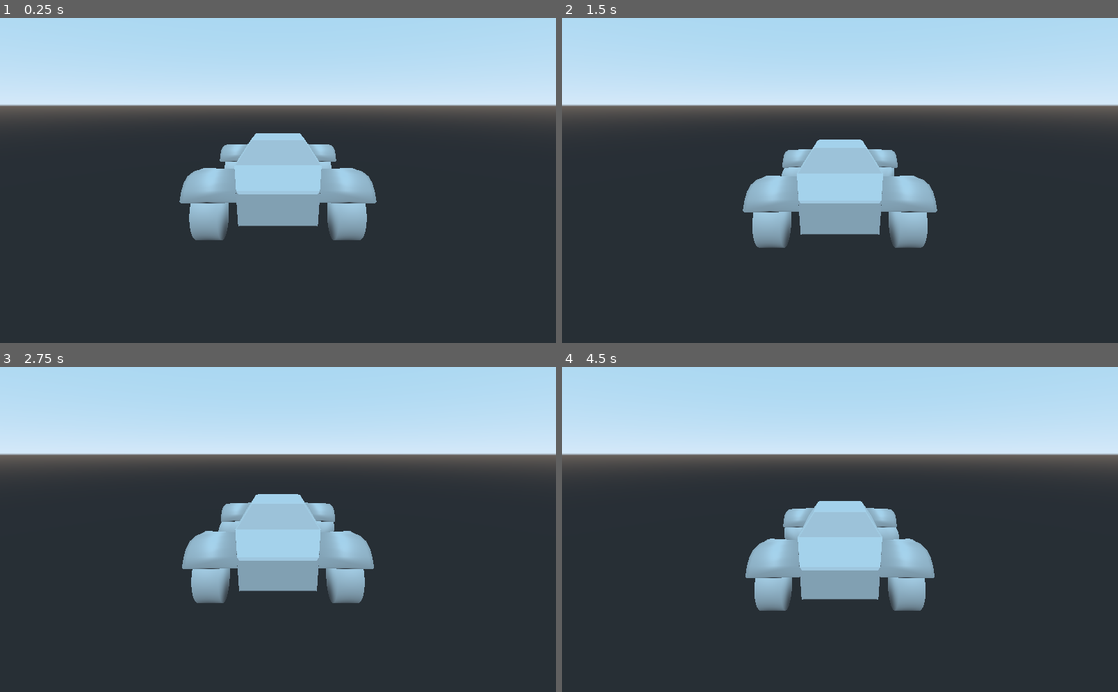
Above: before the commit, frames 1-4 (two rows, left to right).
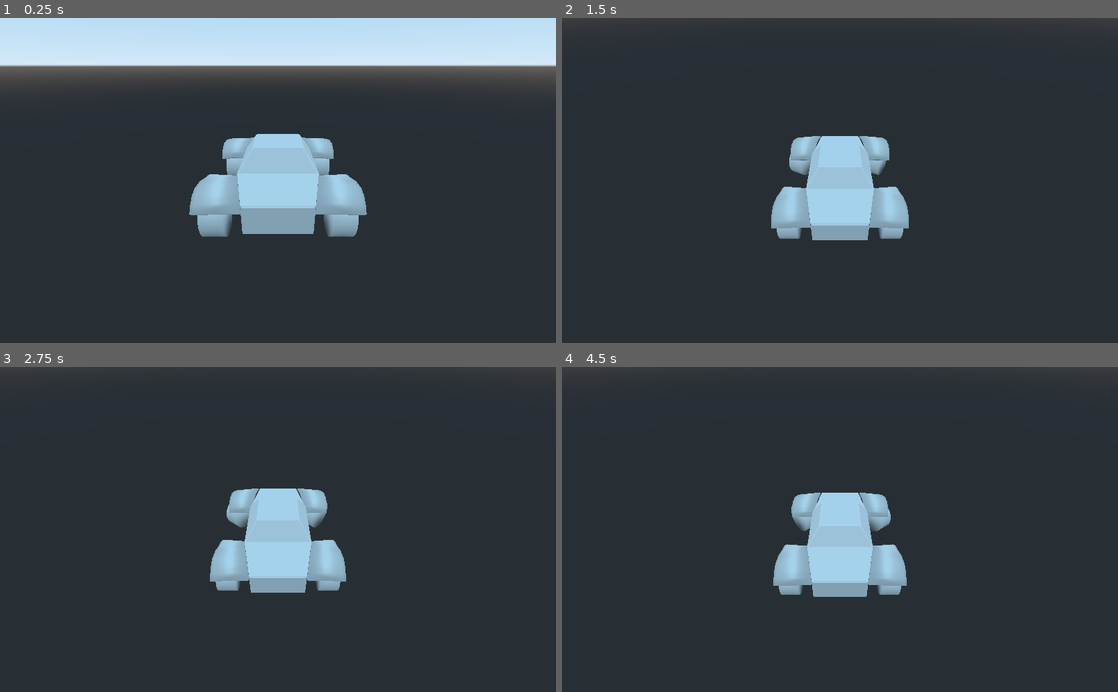
Above: after the commit, the same moments.

Repository: Lurkki14/TorpedoAlliance
Game: Godot game, scene res://NewCar.tscn
The game is run twice, just before and just after one commit, with the same random seed, the same clock (stepped at 60 frames per second) and the same inputs. After the commit the project has no main scene; this scene is started directly in both runs.
Inputs:
- Up to frame 1 (0.25 s): no input
- Up to frame 2 (1.5 s): hold Right (ui_right) 0.53-1.28 s; hold Down (ui_down) from 1.28 s (still down)
- Up to frame 3 (2.75 s): release Down (ui_down) at 2.03 s; hold Right (ui_right) from 2.03 s (still down)
- Up to frame 4 (4.5 s): release Right (ui_right) at 2.78 s; hold Up (ui_up) 2.78-3.53 s; hold Left (ui_left) from 3.53 s (still down)

The runs differ from the first frame. In frame 1, 22% of the frame differs, in the area x 0-100%, y 10-69%; in frame 2, 37%, in the area x 0-100%, y 0-71%; in frame 3, 36%; in frame 4, 36%.

Commit message:
Wheel in contact with surface signals

Diff:
--- a/Ball.tscn
+++ b/Ball.tscn
@@ -1,22 +1,22 @@
 [gd_scene load_steps=4 format=2]
 
-[sub_resource type="SphereShape" id=3]
+[sub_resource type="SphereShape" id=1]
 
-[sub_resource type="SpatialMaterial" id=4]
+[sub_resource type="SpatialMaterial" id=2]
 albedo_color = Color( 0.439216, 0.760784, 0.2, 1 )
 
-[sub_resource type="SphereMesh" id=5]
-material = SubResource( 4 )
+[sub_resource type="SphereMesh" id=3]
+material = SubResource( 2 )
 
 [node name="Spatial" type="Spatial"]
 
 [node name="RigidBody" type="RigidBody" parent="."]
-transform = Transform( 2, 0, 0, 0, 2, 0, 0, 0, 2, 0, 0, 0 )
+transform = Transform( 3, 0, 0, 0, 3, 0, 0, 0, 3, 0, 0, 0 )
 mass = 0.00918367
 
 [node name="CollisionShape" type="CollisionShape" parent="RigidBody"]
-shape = SubResource( 3 )
+shape = SubResource( 1 )
 
 [node name="MeshInstance" type="MeshInstance" parent="RigidBody"]
-mesh = SubResource( 5 )
+mesh = SubResource( 3 )
 material/0 = null
--- a/Camera.gd
+++ b/Camera.gd
@@ -2,13 +2,13 @@
 
 # Member variables
 var collision_exception = []
-export var min_distance = 1
-export var max_distance = 20.0
+export var min_distance = 0.4
+export var max_distance = 9.0
 export var angle_v_adjust = 0.0
 export var autoturn_ray_aperture = 25
 export var autoturn_speed = 50
-var max_height = 2.0
-var min_height = 0
+var max_height = 5.0
+var min_height = 2.0
 
 
 func _physics_process(dt):
--- a/MeshInstance.gd
+++ /dev/null
@@ -1,13 +0,0 @@
-extends MeshInstance
-
-# Declare member variables here. Examples:
-# var a = 2
-# var b = "text"
-
-# Called when the node enters the scene tree for the first time.
-func _ready():
-	pass # Replace with function body.
-
-# Called every frame. 'delta' is the elapsed time since the previous frame.
-#func _process(delta):
-#	pass
--- a/NewCar.tscn
+++ b/NewCar.tscn
@@ -1,7 +1,11 @@
-[gd_scene load_steps=13 format=2]
+[gd_scene load_steps=17 format=2]
 
 [ext_resource path="res://VehicleBody.gd" type="Script" id=1]
 [ext_resource path="res://Camera.gd" type="Script" id=2]
+[ext_resource path="res://WheelBL.gd" type="Script" id=3]
+[ext_resource path="res://WheelFR.gd" type="Script" id=4]
+[ext_resource path="res://WheelFL.gd" type="Script" id=5]
+[ext_resource path="res://WheelBR.gd" type="Script" id=6]
 
 [sub_resource type="ArrayMesh" id=1]
 resource_name = "Cube"
@@ -157,6 +161,7 @@
 
 [node name="prop_lamps" type="MeshInstance" parent="."]
 transform = Transform( 0.192119, 0, 0, 0, -8.3978e-09, -0.192119, 0, 0.192119, -8.3978e-09, 0, 0.269924, 2.38419e-07 )
+visible = false
 mesh = SubResource( 2 )
 material/0 = null
 
@@ -181,76 +186,76 @@
 transform = Transform( 1, 0, 0, 0, 0.54, 0, 0, 0, 1, 0, 0.510235, 0.261686 )
 shape = SubResource( 6 )
 
-[node name="VehicleWheel" type="VehicleWheel" parent="."]
+[node name="WheelBL" type="VehicleWheel" parent="."]
 transform = Transform( 1, 0, 0, 0, 1, 0, 0, 0, 1, 1.507, 0, -1.398 )
 use_as_traction = true
 wheel_roll_influence = 1.0
 wheel_radius = 0.58
-wheel_rest_length = 0.3
-wheel_friction_slip = 1.0
-suspension_travel = 0.3
-suspension_stiffness = 50.0
-suspension_max_force = 4000.0
-damping_compression = 0.5
-damping_relaxation = 0.7
-
-[node name="wheel_back_left" type="MeshInstance" parent="VehicleWheel"]
+wheel_friction_slip = 1.0
+suspension_travel = 0.15
+suspension_stiffness = 30.0
+suspension_max_force = 4000.0
+damping_compression = 0.5
+damping_relaxation = 1.0
+script = ExtResource( 3 )
+
+[node name="wheel_back_left" type="MeshInstance" parent="WheelBL"]
 transform = Transform( 0.71914, 0, 0, 0, 1, 0, 0, 0, 1, 0, 0, 0 )
 mesh = SubResource( 7 )
 material/0 = null
 
-[node name="VehicleWheel2" type="VehicleWheel" parent="."]
+[node name="WheelFR" type="VehicleWheel" parent="."]
 transform = Transform( 1, 0, 0, 0, 1, 0, 0, 0, 1, -1.507, 0, 1.818 )
 use_as_traction = true
 use_as_steering = true
 wheel_roll_influence = 1.0
 wheel_radius = 0.58
-wheel_rest_length = 0.3
-wheel_friction_slip = 0.9
-suspension_travel = 0.3
-suspension_stiffness = 50.0
-suspension_max_force = 4000.0
-damping_compression = 0.5
-damping_relaxation = 0.7
-
-[node name="wheel_front_right" type="MeshInstance" parent="VehicleWheel2"]
+wheel_friction_slip = 1.0
+suspension_travel = 0.15
+suspension_stiffness = 30.0
+suspension_max_force = 4000.0
+damping_compression = 0.5
+damping_relaxation = 1.0
+script = ExtResource( 4 )
+
+[node name="wheel_front_right" type="MeshInstance" parent="WheelFR"]
 transform = Transform( 0.71914, 0, 0, 0, 1, 0, 0, 0, 1, 0, 0, 0 )
 mesh = SubResource( 8 )
 material/0 = null
 
-[node name="VehicleWheel3" type="VehicleWheel" parent="."]
+[node name="WheelFL" type="VehicleWheel" parent="."]
 transform = Transform( 1, 0, 0, 0, 1, 0, 0, 0, 1, 1.507, 0, 1.818 )
 use_as_traction = true
 use_as_steering = true
 wheel_roll_influence = 1.0
 wheel_radius = 0.58
-wheel_rest_length = 0.3
-wheel_friction_slip = 1.0
-suspension_travel = 0.3
-suspension_stiffness = 50.0
-suspension_max_force = 4000.0
-damping_compression = 0.5
-damping_relaxation = 0.7
-
-[node name="wheel_front_left" type="MeshInstance" parent="VehicleWheel3"]
+wheel_friction_slip = 1.0
+suspension_travel = 0.15
+suspension_stiffness = 30.0
+suspension_max_force = 4000.0
+damping_compression = 0.5
+damping_relaxation = 1.0
+script = ExtResource( 5 )
+
+[node name="wheel_front_left" type="MeshInstance" parent="WheelFL"]
 transform = Transform( 0.71914, 0, 0, 0, 1, 0, 0, 0, 1, 0, 0, 0 )
 mesh = SubResource( 9 )
 material/0 = null
 
-[node name="VehicleWheel4" type="VehicleWheel" parent="."]
+[node name="WheelBR" type="VehicleWheel" parent="."]
 transform = Transform( 1, 0, 0, 0, 1, 0, 0, 0, 1, -1.507, 0, -1.398 )
 use_as_traction = true
 wheel_roll_influence = 1.0
 wheel_radius = 0.58
-wheel_rest_length = 0.3
-wheel_friction_slip = 0.9
-suspension_travel = 0.3
-suspension_stiffness = 50.0
-suspension_max_force = 4000.0
-damping_compression = 0.5
-damping_relaxation = 0.7
-
-[node name="wheel_back_right" type="MeshInstance" parent="VehicleWheel4"]
+wheel_friction_slip = 1.0
+suspension_travel = 0.15
+suspension_stiffness = 30.0
+suspension_max_force = 4000.0
+damping_compression = 0.5
+damping_relaxation = 1.0
+script = ExtResource( 6 )
+
+[node name="wheel_back_right" type="MeshInstance" parent="WheelBR"]
 transform = Transform( 0.71914, 0, 0, 0, 1, 0, 0, 0, 1, 0, 0, 0 )
 mesh = SubResource( 10 )
 material/0 = null
--- a/Spatial.tscn
+++ /dev/null
@@ -1,37 +0,0 @@
-[gd_scene load_steps=9 format=2]
-
-[ext_resource path="res://MeshInstance.gd" type="Script" id=1]
-[ext_resource path="res://NewCar.tscn" type="PackedScene" id=2]
-[ext_resource path="res://Ball.tscn" type="PackedScene" id=3]
-
-[sub_resource type="ShaderMaterial" id=1]
-
-[sub_resource type="ProxyTexture" id=2]
-
-[sub_resource type="SpatialMaterial" id=3]
-albedo_color = Color( 0.742188, 0.110168, 0.199046, 1 )
-albedo_texture = SubResource( 2 )
-
-[sub_resource type="CubeMesh" id=4]
-material = SubResource( 3 )
-
-[sub_resource type="BoxShape" id=5]
-
-[node name="Field" type="Spatial"]
-
-[node name="Floor" type="MeshInstance" parent="."]
-transform = Transform( 50, 0, 0, 0, 1, 0, 0, 0, 50, -0.808729, -1.99115, 0.749631 )
-material_override = SubResource( 1 )
-mesh = SubResource( 4 )
-material/0 = null
-script = ExtResource( 1 )
-
-[node name="StaticBody" type="StaticBody" parent="Floor"]
-
-[node name="CollisionShape" type="CollisionShape" parent="Floor/StaticBody"]
-shape = SubResource( 5 )
-
-[node name="placeholder_car" parent="." instance=ExtResource( 2 )]
-
-[node name="Ball" parent="." instance=ExtResource( 3 )]
-transform = Transform( 1, 0, 0, 0, 1, 0, 0, 0, 1, 0, 1.52546, 16.986 )
--- a/VehicleBody.gd
+++ b/VehicleBody.gd
@@ -7,7 +7,36 @@
 var steer_angle = 0
 var steer_target = 0
 
+var wheel_contact_bl
+var wheel_contact_fr
+var wheel_contact_fl
+var wheel_contact_br
+
+var count = 0
+
 export var engine_force_value = 400
+
+func _on_WheelBL_wheel_contact_bl(contact):
+	wheel_contact_bl = contact
+
+func _on_WheelFR_wheel_contact_fr(contact):
+	wheel_contact_fr = contact
+
+func _on_WheelFL_wheel_contact_fl(contact):
+	wheel_contact_fl = contact
+
+func _on_WheelBR_wheel_contact_br(contact):
+	wheel_contact_br = contact
+
+func _ready():
+	var wheel_bl_node = get_node("WheelBL")
+	var wheel_fr_node = get_node("WheelFR")
+	var wheel_fl_node = get_node("WheelFL")
+	var wheel_br_node = get_node("WheelBR")
+	wheel_bl_node.connect("wheel_contact_bl", self, "_on_WheelBL_wheel_contact_bl")
+	wheel_fr_node.connect("wheel_contact_fr", self, "_on_WheelFR_wheel_contact_fr")
+	wheel_fl_node.connect("wheel_contact_fl", self, "_on_WheelFL_wheel_contact_fl")
+	wheel_br_node.connect("wheel_contact_br", self, "_on_WheelBR_wheel_contact_br")
 
 func _physics_process(delta):
 	var fwd_mps = transform.basis.xform_inv(linear_velocity).x
@@ -28,9 +57,9 @@
 		if (fwd_mps >= -1):
 			engine_force = -engine_force_value
 		else:
-			brake = 1
+			brake = 80
 	else:
-		brake = 0.0
+		brake = 0.1
 
 	if steer_target < steer_angle:
 		steer_angle -= STEER_SPEED * delta
@@ -42,3 +71,8 @@
 			steer_angle = steer_target
 
 	steering = steer_angle
+
+	count = count + delta
+
+	if wheel_contact_bl and wheel_contact_br and wheel_contact_fl and wheel_contact_fr:
+		print("all4wheel ", count)
--- /dev/null
+++ b/WheelBL.gd
@@ -0,0 +1,11 @@
+extends VehicleWheel
+
+signal wheel_contact_bl
+var contact
+
+func _physics_process(delta):
+	if is_in_contact():
+		contact = true
+	else:
+		contact = false
+	emit_signal("wheel_contact_bl", contact)
--- /dev/null
+++ b/WheelBR.gd
@@ -0,0 +1,11 @@
+extends VehicleWheel
+
+signal wheel_contact_br
+var contact
+
+func _physics_process(delta):
+	if is_in_contact():
+		contact = true
+	else:
+		contact = false
+	emit_signal("wheel_contact_br", contact)
--- /dev/null
+++ b/WheelFL.gd
@@ -0,0 +1,11 @@
+extends VehicleWheel
+
+signal wheel_contact_fl
+var contact
+
+func _physics_process(delta):
+	if is_in_contact():
+		contact = true
+	else:
+		contact = false
+	emit_signal("wheel_contact_fl", contact)
--- /dev/null
+++ b/WheelFR.gd
@@ -0,0 +1,11 @@
+extends VehicleWheel
+
+signal wheel_contact_fr
+var contact
+
+func _physics_process(delta):
+	if is_in_contact():
+		contact = true
+	else:
+		contact = false
+	emit_signal("wheel_contact_fr", contact)
Not shown, added: Spatial.tcsn
